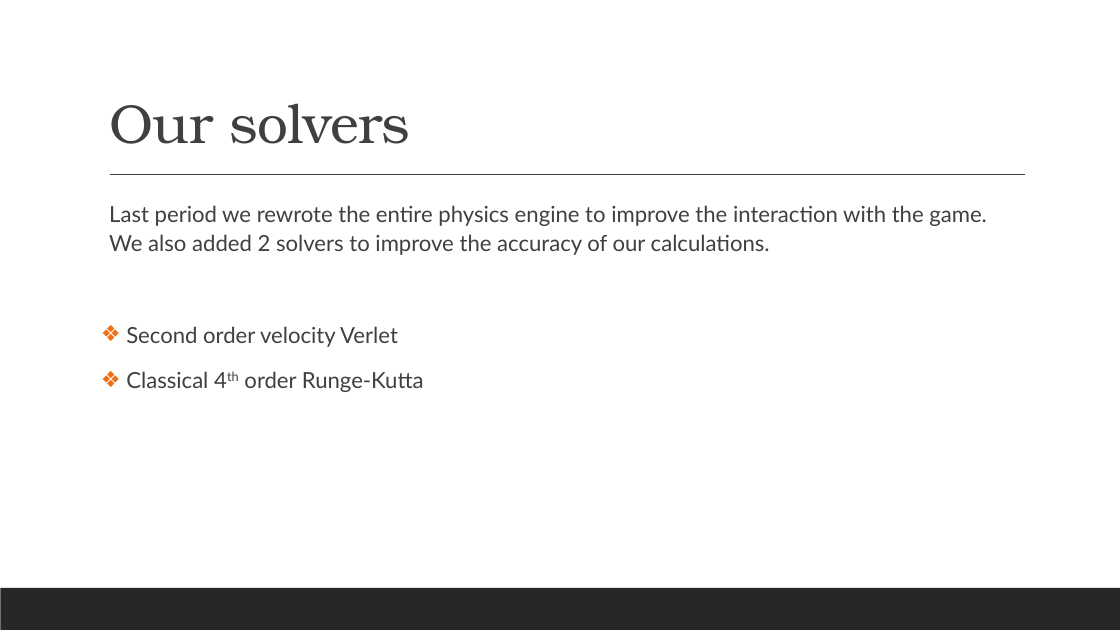
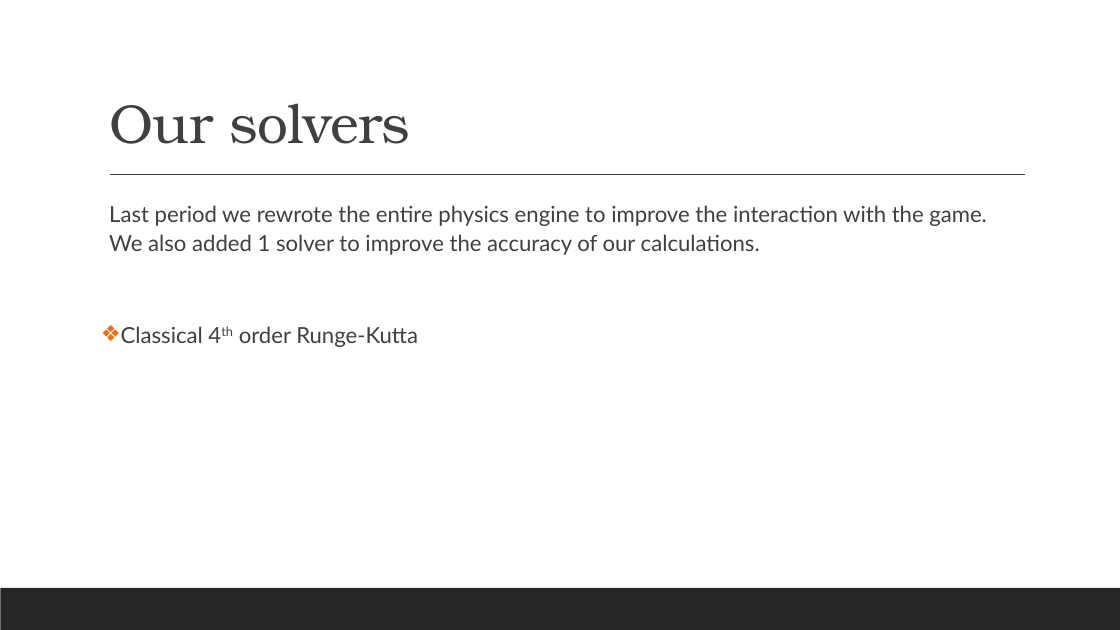
Before and after one commit to renesteeman/Project1-2_Group4, a slide deck: slide 8 of 04-PresentationThirdPhase.pptx. Drawn at 1120x630 pixels with LibreOffice and Linux fonts; fonts in the diff are those of the drawing. Boxes give left, top, right and bottom in pixels: in the first picture for what was removed or moved away, otherwise in the second. Text is boxed around its words. In the diff, an @@ line names an element or a change of style, - is before the commit and + after.

Commit message:
Removed Velocity Verlet from presentation

```diff
--- a/04-PresentationThirdPhase.pptx
+++ b/04-PresentationThirdPhase.pptx
@@ text at bbox=[109, 205, 987, 255]: text changed @@
-  Last period we rewrote the entire physics engine to improve the interaction with the game. We also added 2 solvers to improve the accuracy of our calculations.
-❖ Second order velocity Verlet
+  Last period we rewrote the entire physics engine to improve the interaction with the game. We also added 1 solver to improve the accuracy of our calculations.
```
Also in this commit, not shown: 1 slide removed.
